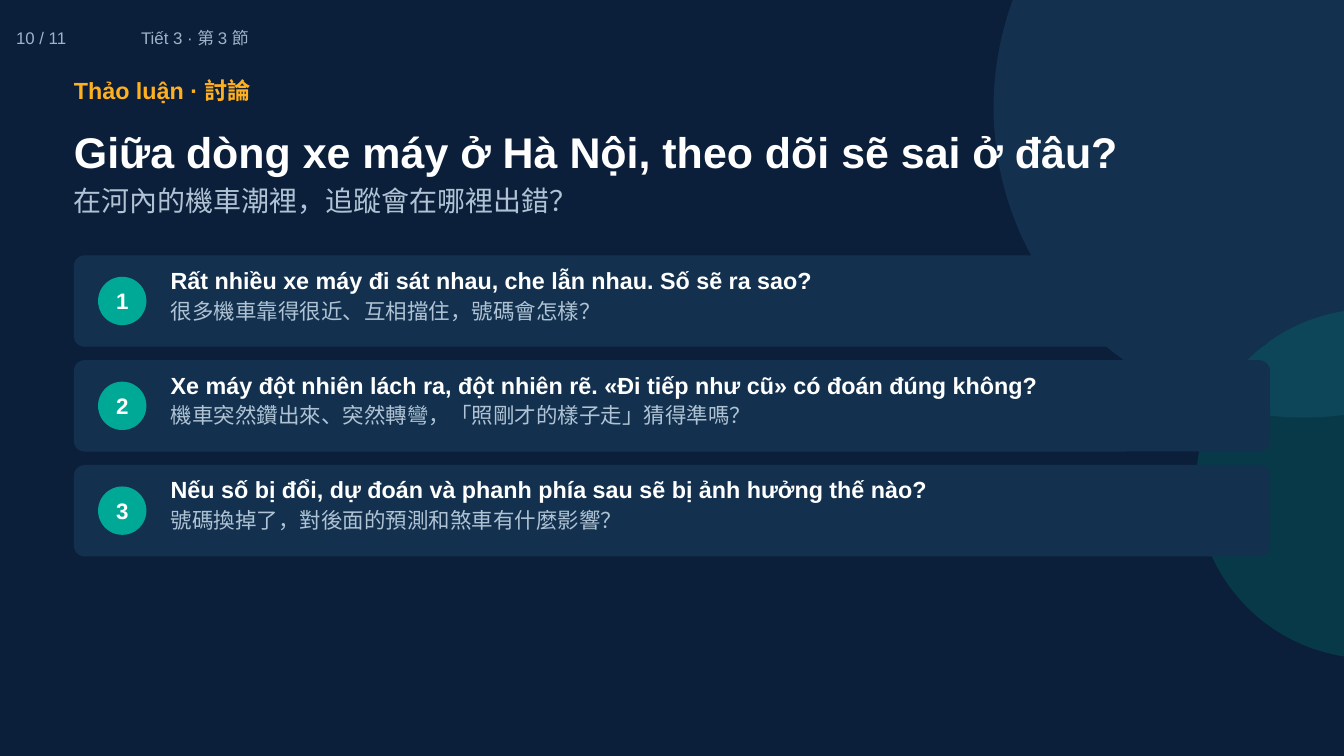
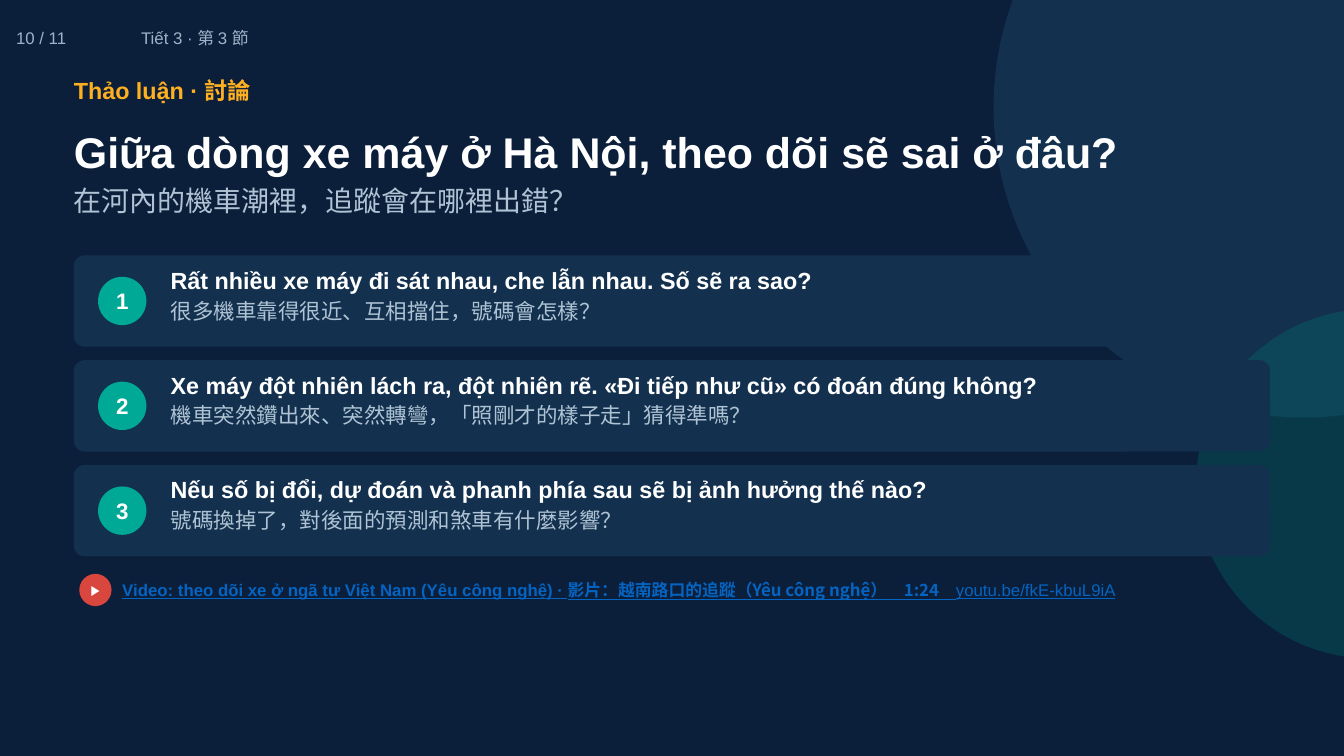
Before and after one commit to ch-neural/MITUST-Principles-of-Self-Driving-Cars, a slide deck: slide 10 of 第十週(11-12)/第十週_第3節_簡報.pptx. Drawn at 1344x756 pixels with LibreOffice and Linux fonts; fonts in the diff are those of the drawing. Boxes give left, top, right and bottom in pixels: in the first picture for what was removed or moved away, otherwise in the second. Text is boxed around its words. In the diff, an @@ line names an element or a change of style, - is before the commit and + after.

```diff
--- a/第十週(11-12)/第十週_第3節_簡報.pptx
+++ b/第十週(11-12)/第十週_第3節_簡報.pptx
@@ ellipse added at [79, 574, 112, 606], fill #D9463E @@
@@ text added at [79, 578, 112, 602], 7.5 pt, text #FFFFFF, bold @@
+▶
@@ text added at [122, 581, 1116, 600], 9 pt, text #0563C1, bold, underline @@
+Video: theo dõi xe ở ngã tư Việt Nam (Yêu công nghệ) · 影片：越南路口的追蹤（Yêu công nghệ） 1:24 youtu.be/fkE-kbuL9iA
```
Also in this commit, not shown: 3 other slides changed.
